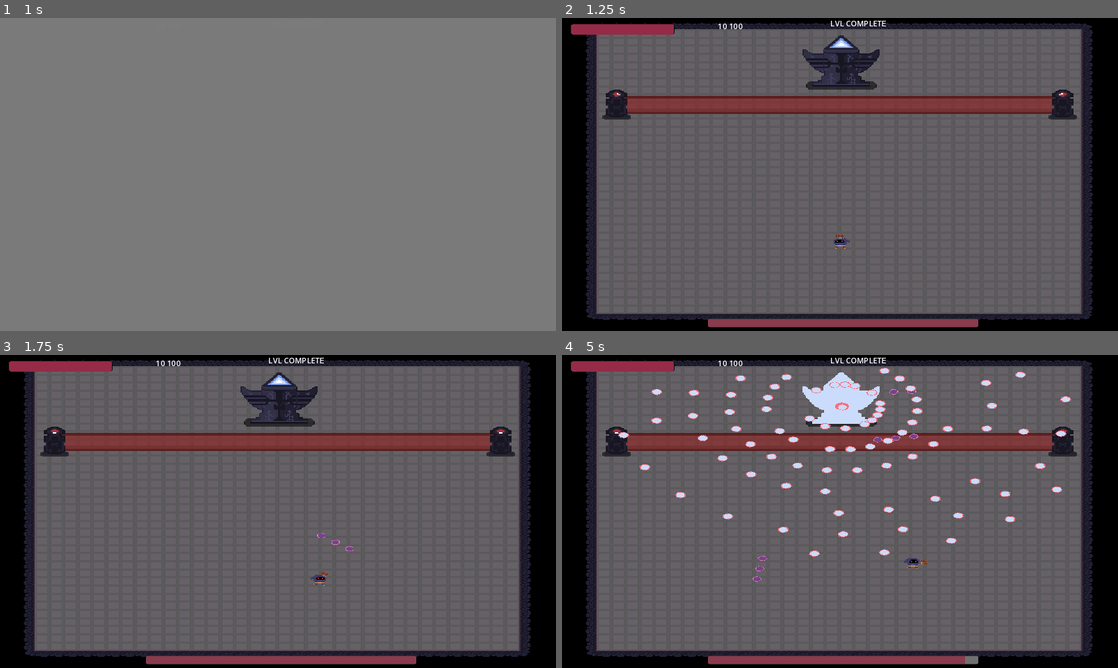
Above: before the commit, frames 1-4 (two rows, left to right).
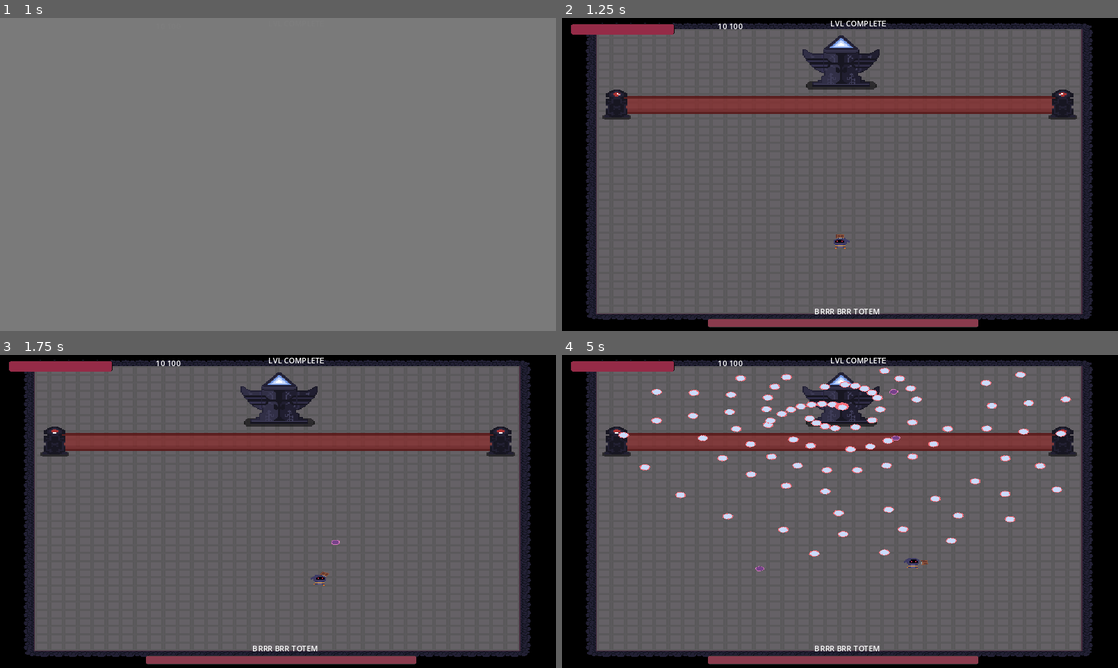
Above: after the commit, the same moments.

Repository: Arssin/Bullet_Hell_Jam
Game: Godot game, scene res://scenes/main_scene.tscn
The game is run twice, just before and just after one commit, with the same random seed, the same clock (stepped at 60 frames per second) and the same inputs.
Inputs (mouse positions are in pixels of both pictures, inside the frame that each line leads up to):
- Up to frame 1 (1 s): click "PLAY" at 0.5 s
- Up to frame 2 (1.25 s): no input
- Up to frame 3 (1.75 s): move the mouse to (400, 495) at 1.27 s; press the mouse at (400, 495) at 1.28 s; hold D (move_right) from 1.28 s (still down); tap E (player_action) at 1.55 s
- Up to frame 4 (5 s): move the mouse to (728, 527) at 2.02 s; release D (move_right) at 2.03 s; release the mouse at (728, 527) at 2.03 s; hold S (move_down) 2.03-2.78 s; tap E (player_action) at 2.1, 3.05, 4.35 s; click (728, 527) at 2.3 s; move the mouse to (895, 442) at 2.77 s; press the mouse at (895, 442) at 2.78 s; hold D (move_right) 2.78-3.53 s; move the mouse to (812, 574) at 3.52 s; release the mouse at (812, 574) at 3.53 s; hold W (move_up) 3.53-4.28 s; tap Space (dash) at 3.6 s; click (812, 574) at 3.8 s; move the mouse to (1006, 558) at 4.27 s; hold Left (move_left) from 4.28 s (still down)

Frame 1 is identical in both runs. In frame 2, 0.1% of the frame differs, in the area x 45-58%, y 92-95%; in frame 3, 0.2%; in frame 4, 2.0%, in the area x 34-85%, y 5-99%.

Commit message:
balancing levels

Diff:
--- a/enemies/totem.gd
+++ b/enemies/totem.gd
@@ -5,6 +5,8 @@
 @export var health = max_health
 @onready var boss_bar: TextureProgressBar = $CanvasLayer/BossBar
 @onready var health_bar: TextureProgressBar = $CanvasLayer/HealthBar
+const GET_HIT_ENEMY = preload("res://music/get_hit_enemy.wav")
+const ENEMY_DEAD = preload("res://music/enemy_dead.wav")
 
 func _ready() -> void:
 	health_bar.max_value = max_health
@@ -21,8 +23,13 @@
 	if int(propsId) == 2:
 		additional += PlayerGlobals.additional_dmg
 	health = health - (value + additional)
+	var sfx = get_node('../../../SFX_ENEMY')
+	sfx.stream = GET_HIT_ENEMY
+	sfx.play()
 	$anim.play("get_hit")
 	if health <= 0:
+		sfx.stream = ENEMY_DEAD
+		sfx.play()
 		emit_signal("boss_died")
 		die()
 	else:
--- a/enemies/totem.tscn
+++ b/enemies/totem.tscn
@@ -59,3 +59,12 @@
 offset_right = -289.0
 offset_bottom = -7.0
 grow_vertical = 0
+
+[node name="Label" type="Label" parent="CanvasLayer/HealthBar"]
+layout_mode = 0
+offset_left = 50.0
+offset_top = -26.0
+offset_right = 527.0
+offset_bottom = -3.0
+text = "BRRR BRR TOTEM"
+horizontal_alignment = 1
--- a/scenes/Level1.tscn
+++ b/scenes/Level1.tscn
@@ -169,7 +169,8 @@
 [node name="Totem" parent="." instance=ExtResource("3_a8l6e")]
 position = Vector2(654, -7.62939e-06)
 scale = Vector2(1.2, 1.8)
-health = 100
+max_health = 500
+health = 500
 
 [node name="Camera2D" type="Camera2D" parent="."]
 position = Vector2(656.78, 221.985)
@@ -199,7 +200,7 @@
 auto_pattern_id = "circle"
 shared_area_name = "two"
 rotating_speed = 10.0
-pool_amount = 50
+pool_amount = 100
 auto_start_on_cam = true
 auto_start_after_time = 1.0
 auto_start_at_distance = 5.0
@@ -226,9 +227,9 @@
 auto_pattern_id = "linepat"
 shared_area_name = "two"
 rotating_speed = 0.015
-pool_amount = 50
+pool_amount = 80
 auto_start_on_cam = true
-auto_start_after_time = 10.0
+auto_start_after_time = 3.0
 auto_start_at_distance = 5.0
 auto_distance_from = NodePath("")
 trigger_container = NodePath("")
--- a/scenes/Level3.tscn
+++ b/scenes/Level3.tscn
@@ -211,198 +211,264 @@
 move_on_path = NodePath("../../Path2D/PathFollow2D")
 movement_speed = 2
 isDestructable = true
+max_health = 30
+val_health = 30
 
 [node name="CristalEnemy2" parent="Node2D" node_paths=PackedStringArray("move_on_path") instance=ExtResource("3_y5qt6")]
 position = Vector2(406, 186)
 move_on_path = NodePath("../../Path2D/PathFollow2D2")
 movement_speed = 2
 isDestructable = true
+max_health = 30
+val_health = 30
 
 [node name="CristalEnemy3" parent="Node2D" node_paths=PackedStringArray("move_on_path") instance=ExtResource("3_y5qt6")]
 position = Vector2(406, 186)
 move_on_path = NodePath("../../Path2D/PathFollow2D3")
 movement_speed = 2
 isDestructable = true
+max_health = 30
+val_health = 30
 
 [node name="CristalEnemy4" parent="Node2D" node_paths=PackedStringArray("move_on_path") instance=ExtResource("3_y5qt6")]
 position = Vector2(406, 186)
 move_on_path = NodePath("../../Path2D/PathFollow2D4")
 movement_speed = 2
 isDestructable = true
+max_health = 30
+val_health = 30
 
 [node name="CristalEnemy5" parent="Node2D" node_paths=PackedStringArray("move_on_path") instance=ExtResource("3_y5qt6")]
 position = Vector2(406, 186)
 move_on_path = NodePath("../../Path2D/PathFollow2D5")
 movement_speed = 2
 isDestructable = true
+max_health = 30
+val_health = 30
 
 [node name="CristalEnemy6" parent="Node2D" node_paths=PackedStringArray("move_on_path") instance=ExtResource("3_y5qt6")]
 position = Vector2(406, 186)
 move_on_path = NodePath("../../Path2D/PathFollow2D6")
 movement_speed = 2
 isDestructable = true
+max_health = 30
+val_health = 30
 
 [node name="CristalEnemy7" parent="Node2D" node_paths=PackedStringArray("move_on_path") instance=ExtResource("3_y5qt6")]
 position = Vector2(406, 186)
 move_on_path = NodePath("../../Path2D/PathFollow2D7")
 movement_speed = 2
 isDestructable = true
+max_health = 30
+val_health = 30
 
 [node name="CristalEnemy8" parent="Node2D" node_paths=PackedStringArray("move_on_path") instance=ExtResource("3_y5qt6")]
 position = Vector2(406, 186)
 move_on_path = NodePath("../../Path2D/PathFollow2D8")
 movement_speed = 2
 isDestructable = true
+max_health = 30
+val_health = 30
 
 [node name="CristalEnemy9" parent="Node2D" node_paths=PackedStringArray("move_on_path") instance=ExtResource("3_y5qt6")]
 position = Vector2(406, 186)
 move_on_path = NodePath("../../Path2D/PathFollow2D9")
 movement_speed = 2
 isDestructable = true
+max_health = 30
+val_health = 30
 
 [node name="CristalEnemy10" parent="Node2D" node_paths=PackedStringArray("move_on_path") instance=ExtResource("3_y5qt6")]
 position = Vector2(359, 186)
 move_on_path = NodePath("../../Path2D/PathFollow2D10")
 movement_speed = 2
 isDestructable = true
+max_health = 30
+val_health = 30
 
 [node name="CristalEnemy11" parent="Node2D" node_paths=PackedStringArray("move_on_path") instance=ExtResource("3_y5qt6")]
 position = Vector2(406, 186)
 move_on_path = NodePath("../../Path2D/PathFollow2D11")
 movement_speed = 2
 isDestructable = true
+max_health = 30
+val_health = 30
 
 [node name="CristalEnemy12" parent="Node2D" node_paths=PackedStringArray("move_on_path") instance=ExtResource("3_y5qt6")]
 position = Vector2(406, 186)
 move_on_path = NodePath("../../Path2D/PathFollow2D12")
 movement_speed = 2
 isDestructable = true
+max_health = 30
+val_health = 30
 
 [node name="CristalEnemy13" parent="Node2D" node_paths=PackedStringArray("move_on_path") instance=ExtResource("3_y5qt6")]
 position = Vector2(406, 186)
 move_on_path = NodePath("../../Path2D/PathFollow2D13")
 movement_speed = 2
 isDestructable = true
+max_health = 30
+val_health = 30
 
 [node name="CristalEnemy14" parent="Node2D" node_paths=PackedStringArray("move_on_path") instance=ExtResource("3_y5qt6")]
 position = Vector2(406, 186)
 move_on_path = NodePath("../../Path2D/PathFollow2D14")
 movement_speed = 2
 isDestructable = true
+max_health = 30
+val_health = 30
 
 [node name="CristalEnemy15" parent="Node2D" node_paths=PackedStringArray("move_on_path") instance=ExtResource("3_y5qt6")]
 position = Vector2(406, 186)
 move_on_path = NodePath("../../Path2D/PathFollow2D15")
 movement_speed = 2
 isDestructable = true
+max_health = 30
+val_health = 30
 
 [node name="CristalEnemy16" parent="Node2D" node_paths=PackedStringArray("move_on_path") instance=ExtResource("3_y5qt6")]
 position = Vector2(406, 186)
 move_on_path = NodePath("../../Path2D/PathFollow2D16")
 movement_speed = 2
 isDestructable = true
+max_health = 30
+val_health = 30
 
 [node name="CristalEnemy17" parent="Node2D" node_paths=PackedStringArray("move_on_path") instance=ExtResource("3_y5qt6")]
 position = Vector2(406, 186)
 move_on_path = NodePath("../../Path2D/PathFollow2D17")
 movement_speed = 2
 isDestructable = true
+max_health = 30
+val_health = 30
 
 [node name="CristalEnemy18" parent="Node2D" node_paths=PackedStringArray("move_on_path") instance=ExtResource("3_y5qt6")]
 position = Vector2(406, 186)
 move_on_path = NodePath("../../Path2D/PathFollow2D18")
 movement_speed = 2
 isDestructable = true
+max_health = 30
+val_health = 30
 
 [node name="CristalEnemy19" parent="Node2D" node_paths=PackedStringArray("move_on_path") instance=ExtResource("3_y5qt6")]
 position = Vector2(359, 186)
 move_on_path = NodePath("../../Path2D/PathFollow2D19")
 movement_speed = 2
 isDestructable = true
+max_health = 30
+val_health = 30
 
 [node name="CristalEnemy20" parent="Node2D" node_paths=PackedStringArray("move_on_path") instance=ExtResource("3_y5qt6")]
 position = Vector2(406, 186)
 move_on_path = NodePath("../../Path2D/PathFollow2D20")
 movement_speed = 2
 isDestructable = true
+max_health = 30
+val_health = 30
 
 [node name="CristalEnemy21" parent="Node2D" node_paths=PackedStringArray("move_on_path") instance=ExtResource("3_y5qt6")]
 position = Vector2(406, 186)
 move_on_path = NodePath("../../Path2D/PathFollow2D21")
 movement_speed = 2
 isDestructable = true
+max_health = 30
+val_health = 30
 
 [node name="CristalEnemy22" parent="Node2D" node_paths=PackedStringArray("move_on_path") instance=ExtResource("3_y5qt6")]
 position = Vector2(406, 186)
 move_on_path = NodePath("../../Path2D/PathFollow2D22")
 movement_speed = 2
 isDestructable = true
+max_health = 30
+val_health = 30
 
 [node name="CristalEnemy23" parent="Node2D" node_paths=PackedStringArray("move_on_path") instance=ExtResource("3_y5qt6")]
 position = Vector2(406, 186)
 move_on_path = NodePath("../../Path2D/PathFollow2D23")
 movement_speed = 2
 isDestructable = true
+max_health = 30
+val_health = 30
 
 [node name="CristalEnemy24" parent="Node2D" node_paths=PackedStringArray("move_on_path") instance=ExtResource("3_y5qt6")]
 position = Vector2(406, 186)
 move_on_path = NodePath("../../Path2D/PathFollow2D24")
 movement_speed = 2
 isDestructable = true
+max_health = 30
+val_health = 30
 
 [node name="CristalEnemy25" parent="Node2D" node_paths=PackedStringArray("move_on_path") instance=ExtResource("3_y5qt6")]
 position = Vector2(406, 186)
 move_on_path = NodePath("../../Path2D/PathFollow2D25")
 movement_speed = 2
 isDestructable = true
+max_health = 30
+val_health = 30
 
 [node name="CristalEnemy26" parent="Node2D" node_paths=PackedStringArray("move_on_path") instance=ExtResource("3_y5qt6")]
 position = Vector2(406, 186)
 move_on_path = NodePath("../../Path2D/PathFollow2D26")
 movement_speed = 2
 isDestructable = true
+max_health = 30
+val_health = 30
 
 [node name="CristalEnemy27" parent="Node2D" node_paths=PackedStringArray("move_on_path") instance=ExtResource("3_y5qt6")]
 position = Vector2(406, 186)
 move_on_path = NodePath("../../Path2D/PathFollow2D27")
 movement_speed = 2
 isDestructable = true
+max_health = 30
+val_health = 30
 
 [node name="CristalEnemy28" parent="Node2D" node_paths=PackedStringArray("move_on_path") instance=ExtResource("3_y5qt6")]
 position = Vector2(359, 186)
 move_on_path = NodePath("../../Path2D/PathFollow2D28")
 movement_speed = 2
 isDestructable = true
+max_health = 30
+val_health = 30
 
 [node name="CristalEnemy29" parent="Node2D" node_paths=PackedStringArray("move_on_path") instance=ExtResource("3_y5qt6")]
 position = Vector2(406, 186)
 move_on_path = NodePath("../../Path2D/PathFollow2D29")
 movement_speed = 2
 isDestructable = true
+max_health = 30
+val_health = 30
 
 [node name="CristalEnemy30" parent="Node2D" node_paths=PackedStringArray("move_on_path") instance=ExtResource("3_y5qt6")]
 position = Vector2(406, 186)
 move_on_path = NodePath("../../Path2D/PathFollow2D30")
 movement_speed = 2
 isDestructable = true
+max_health = 30
+val_health = 30
 
 [node name="CristalEnemy31" parent="Node2D" node_paths=PackedStringArray("move_on_path") instance=ExtResource("3_y5qt6")]
 position = Vector2(406, 186)
 move_on_path = NodePath("../../Path2D/PathFollow2D31")
 movement_speed = 2
 isDestructable = true
+max_health = 30
+val_health = 30
 
 [node name="CristalEnemy32" parent="Node2D" node_paths=PackedStringArray("move_on_path") instance=ExtResource("3_y5qt6")]
 position = Vector2(406, 186)
 move_on_path = NodePath("../../Path2D/PathFollow2D32")
 movement_speed = 2
 isDestructable = true
+max_health = 30
+val_health = 30
 
 [node name="CristalEnemy33" parent="Node2D" node_paths=PackedStringArray("move_on_path") instance=ExtResource("3_y5qt6")]
 position = Vector2(406, 186)
 move_on_path = NodePath("../../Path2D/PathFollow2D33")
 movement_speed = 2
 isDestructable = true
+max_health = 30
+val_health = 30
 
 [node name="Barrier2" parent="." instance=ExtResource("6_kvhck")]
 position = Vector2(545, 391)
--- a/scenes/doors.tscn
+++ b/scenes/doors.tscn
@@ -85,9 +85,9 @@
 visible = false
 z_index = 2
 offset_left = -60.6667
-offset_top = -71.3333
+offset_top = -62.6667
 offset_right = 241.333
-offset_bottom = 73.6667
+offset_bottom = 82.3333
 scale = Vector2(0.4, 0.3)
 
 [connection signal="body_entered" from="Area2D" to="." method="_on_area_2d_body_entered"]
--- a/scenes/main_scene.tscn
+++ b/scenes/main_scene.tscn
@@ -71,6 +71,7 @@
 text = "YOU DIED"
 
 [node name="Restart" type="Button" parent="CanvasLayer/DEAD/Panel"]
+process_mode = 3
 layout_mode = 1
 anchors_preset = 8
 anchor_left = 0.5
--- a/scenes/player.gd
+++ b/scenes/player.gd
@@ -106,6 +106,7 @@
 	update_player_healthbar(value)
 
 func _player_death():
+	var SFX = get_node("../../../SFX_PLAYER")
 	var showDead = get_node('../../../CanvasLayer/DEAD')
 	showDead.visible = true
 	get_tree().paused = true
@@ -138,16 +139,19 @@
 
 	Spawning.spawn({"position": $WeaponMarker/FromTarget.global_position, "rotation": $WeaponMarker.rotation}, "pattern_id", "player")
 
-	pattern_two.bullet = "111"
-	pattern_two.nbr = 1
-	pattern_two.forced_target = NodePath("../../WeaponMarker/Target/Target2")
-	Spawning.new_pattern("pattern_ids", pattern_two)
+	if PlayerGlobals.player2ndShoot:
+		pattern_two.bullet = "111"
+		pattern_two.nbr = 1
+		pattern_two.forced_target = NodePath("../../WeaponMarker/Target/Target2")
+		Spawning.new_pattern("pattern_ids", pattern_two)
 
-	Spawning.spawn({"position": $WeaponMarker/FromTarget2.global_position, "rotation": $WeaponMarker.rotation}, "pattern_ids", "player")
 
-	pattern_three.bullet = "112"
-	pattern_three.nbr = 1
-	pattern_three.forced_target = NodePath("../../WeaponMarker/Target/Target3")
-	Spawning.new_pattern("pattern_idss", pattern_three)
+		Spawning.spawn({"position": $WeaponMarker/FromTarget2.global_position, "rotation": $WeaponMarker.rotation}, "pattern_ids", "player")
 
-	Spawning.spawn({"position": $WeaponMarker/FromTarget3.global_position, "rotation": $WeaponMarker.rotation}, "pattern_idss", "player")
+	if PlayerGlobals.player3rdShoot:
+		pattern_three.bullet = "112"
+		pattern_three.nbr = 1
+		pattern_three.forced_target = NodePath("../../WeaponMarker/Target/Target3")
+		Spawning.new_pattern("pattern_idss", pattern_three)
+
+		Spawning.spawn({"position": $WeaponMarker/FromTarget3.global_position, "rotation": $WeaponMarker.rotation}, "pattern_idss", "player")
--- a/scenes/small_runing_mob.tscn
+++ b/scenes/small_runing_mob.tscn
@@ -52,7 +52,7 @@
 anim_idle = SubResource("Resource_qupct")
 anim_more = Array[ExtResource("4_icf5a")]([])
 damage = 5.0
-speed = 80.0
+speed = 60.0
 scale = 1.0
 angle = 0.0
 groups = PackedStringArray()
@@ -76,8 +76,8 @@
 homing_type = 3
 homing_group = "Player"
 homing_select_in_group = 0
-homing_steer = 30.0
-homing_time_start = 0.2
+homing_steer = 20.0
+homing_time_start = 1.0
 homing_duration = 999.0
 scale_multi_iterations = 0
 scale_multiplier = SubResource("Curve_bnbph")
@@ -146,6 +146,7 @@
 shape = SubResource("RectangleShape2D_2ittl")
 
 [node name="AttackCd" type="Timer" parent="."]
+wait_time = 1.5
 
 [node name="Marker_1" type="Marker2D" parent="."]
 
--- a/scripts/GlobalManager.gd
+++ b/scripts/GlobalManager.gd
@@ -1,6 +1,6 @@
 extends Node
 
-
+const MENUSONG = preload("res://music/menusong.wav")
 var level_instance
 
 func unload_level():
@@ -26,3 +26,14 @@
 
 func new_game():
 	GlobalManager.load_level("Level1")
+
+func restart_game():
+	Spawning.reset()
+	var mainScene = get_node('/root/MainScene')
+	mainScene.menu.visible = true
+	mainScene.dead.visible = false
+	mainScene.music.stream = MENUSONG
+	mainScene.music.play()
+	PlayerGlobals.reset_all()
+	unload_level()
+	get_tree().paused = false
--- a/scripts/PlayerGlobals.gd
+++ b/scripts/PlayerGlobals.gd
@@ -2,9 +2,11 @@
 
 var player_max_health = 200
 var player_attack_speed = 200
-var player_range_time = 1
 var player_move_speeds = 100
 var additional_dmgs = 10
+
+
+var player_range_time = 1
 var additional_time = 0
 
 var player2ndShoot = false
@@ -12,17 +14,23 @@
 
 var player_alive = true
 
+func reset_all():
+	player_health = player_max_health
+	additional_dmg = additional_dmgs
+	player_move_speed = player_move_speeds
 
 @export var player_health = player_max_health:
 	get:
 		return player_health
 	set(value):
-		emit_signal("player_get_dmg", value)
-		player_health = value
 
-		if player_health <= 0:
+		if value <= 0:
 			player_alive = false
 			emit_signal("player_dead")
+		elif value > 0:
+			emit_signal("player_get_dmg", value)
+
+		player_health = value
 
 @export var additional_dmg = additional_dmgs:
 	get:
--- a/scripts/Small_Runing_Mob.gd
+++ b/scripts/Small_Runing_Mob.gd
@@ -8,7 +8,7 @@
 @onready var sprite = get_node("AnimatedSprite2D")
 @onready var agent: NavigationAgent2D = get_node("NavigationAgent2D")
 @onready var attack_cd: Timer = $AttackCd
-var max_health = 50
+var max_health = 25
 var health = max_health
 @onready var health_bar: TextureProgressBar = $HealthBar
 
@@ -22,7 +22,7 @@
 func _ready() -> void:
 	if !isLookingPlayer:
 		$AttackCd.start()
-	attack_cd.wait_time = randf_range(0.4, 2)
+	attack_cd.wait_time = randf_range(1.3, 3.2)
 	home_position = self.global_position
 	health_bar.max_value = max_health
 	health_bar.value = health
@@ -43,10 +43,10 @@
 		velocity.x = move_dir.x * speed
 		velocity.y = move_dir.y * speed
 		move_and_slide()
-		#if direction.x < 0:
-			#sprite.flip_h = false
-		#else:
-			#sprite.flip_h = true
+		if move_dir.x < 0:
+			$AnimatedSprite2D.flip_h = false
+		else:
+			$AnimatedSprite2D.flip_h = true
 
 
 func _on_navigation_agent_2d_target_reached() -> void:
--- a/scripts/doors.gd
+++ b/scripts/doors.gd
@@ -15,8 +15,8 @@
 @onready var doorsShape = $StaticBody2D/CollisionShape2D
 
 func _ready() -> void:
-	my_random_number_positive = rng.randi_range(0, 1)
-	my_random_number_negative = rng.randi_range(0, 1)
+	my_random_number_positive = rng.randi_range(0, 2)
+	my_random_number_negative = rng.randi_range(0, 2)
 	if my_random_number_positive == my_random_number_negative:
 		if my_random_number_negative <= 0:
 			my_random_number_negative += 1
--- a/scripts/main_scene.gd
+++ b/scripts/main_scene.gd
@@ -6,6 +6,8 @@
 @onready var music: AudioStreamPlayer2D = $MUSIC
 var menu_song = load("res://music/menusong.wav")
 var game_song = load("res://music/BulletHellMainSong.wav")
+
+@onready var dead: Control = $CanvasLayer/DEAD
 
 
 func _ready():
@@ -25,4 +27,4 @@
 
 
 func _on_restart_pressed() -> void:
-	print(%Main.get_child(0))
+	GlobalManager.restart_game()
--- a/scripts/portal.gd
+++ b/scripts/portal.gd
@@ -9,7 +9,7 @@
 var portal_spawn_count = 0
 
 func _ready() -> void:
-	timer.wait_time = randf_range(0.3, 1)
+	timer.wait_time = randf_range(2.1, 4.2)
 	animated_sprite_2d.play("portal_resp")
 
 
--- a/scripts/randomizer.gd
+++ b/scripts/randomizer.gd
@@ -7,12 +7,15 @@
 	create_positive_bonus(number_good)
 	create_negative_bonus(number_bad)
 
+
 func create_positive_text(number):
 	var positive_text: String
 	if number == 0:
 		positive_text = "DEAL MORE DMG"
 	elif number == 1:
 		positive_text = "MORE SPEED"
+	elif number == 2:
+		positive_text = "BULLET + 1"
 	return positive_text
 
 
@@ -22,6 +25,8 @@
 		negative_text = "LESS DMG"
 	elif number == 1:
 		negative_text = "LESS SPEED"
+	elif number == 2:
+		negative_text = "BULLET - 1"
 	return negative_text
 
 
@@ -30,9 +35,21 @@
 		PlayerGlobals.additional_dmg += 5
 	elif number == 1:
 		PlayerGlobals.player_move_speed += 50
+	elif number == 2:
+		if !PlayerGlobals.player2ndShoot:
+			PlayerGlobals.player2ndShoot = true
+		elif PlayerGlobals.player2ndShoot && !PlayerGlobals.player3rdShoot:
+			PlayerGlobals.player3rdShoot = true
+		else: pass
 
 func create_negative_bonus(number):
 	if number == 0:
 		PlayerGlobals.additional_dmg -= 5
 	elif number == 1:
 		PlayerGlobals.player_move_speed -= 50
+	elif number == 2:
+		if PlayerGlobals.player3rdShoot:
+			PlayerGlobals.player3rdShoot = false
+		elif !PlayerGlobals.player3rdShoot && PlayerGlobals.player2ndShoot:
+			PlayerGlobals.player2ndShoot = false
+		else: pass
